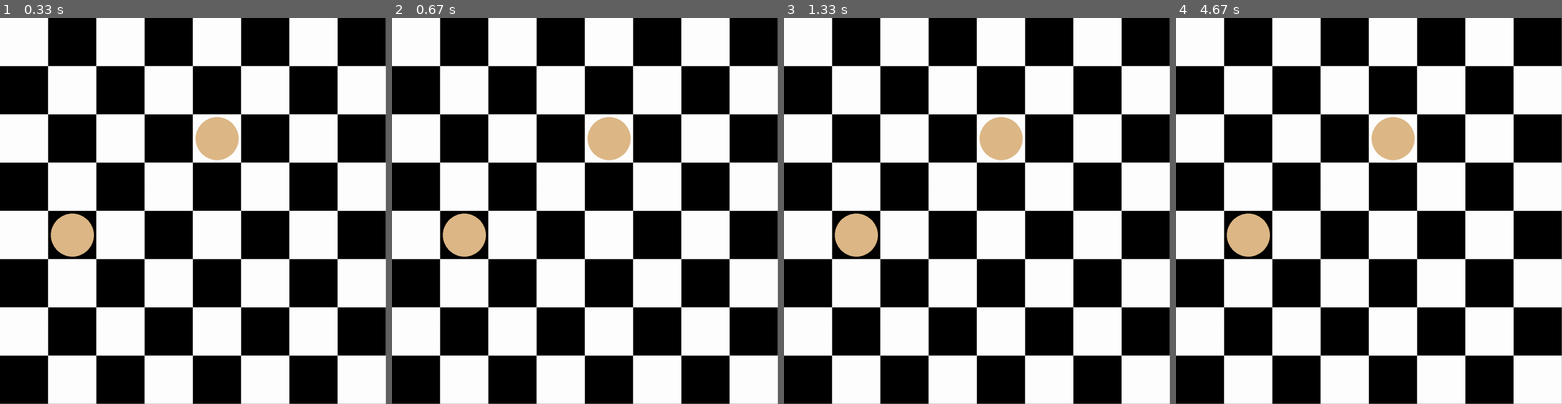
Above: before the commit, frames 1-4 (left to right).
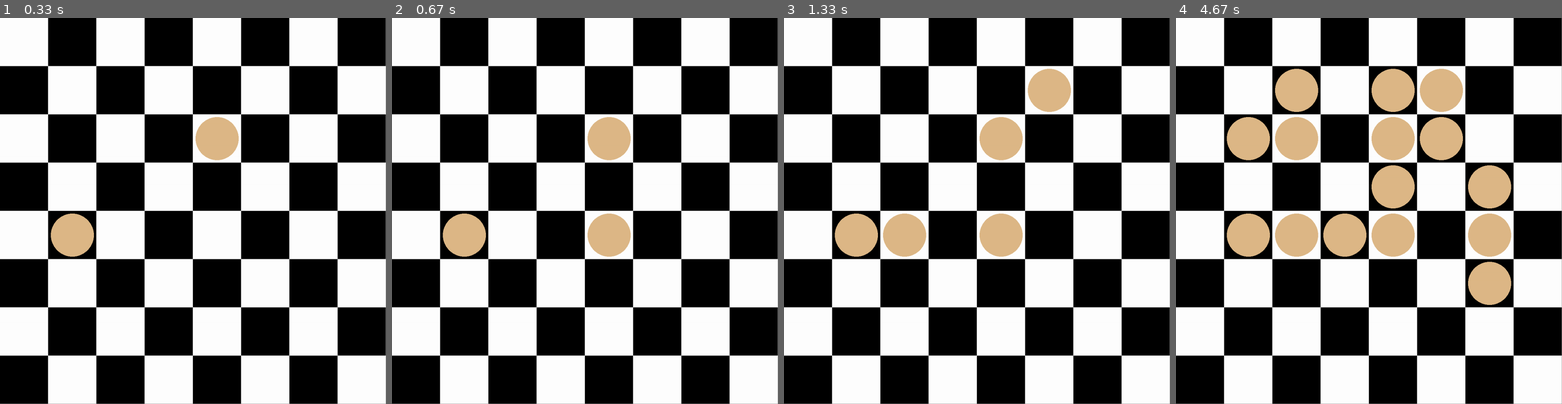
Above: after the commit, the same moments.

Repository: EverAnh/Board-Game-Server
Game: pygame game, started from Client/gridgame.py
Two runs of this game, one before a commit and one after it. Both use one fixed random seed, a clock stepped at 60 frames per second and the inputs below. The source is Python 2; it was converted automatically to run under Python 3.
Inputs (mouse positions are in pixels of both pictures, inside the frame that each line leads up to):
- Up to frame 1 (0.33 s): no input
- Up to frame 2 (0.67 s): click (585, 211) at 0.38 s
- Up to frame 3 (1.33 s): click (884, 214) at 0.72 s; click (1034, 75) at 1.05 s
- Up to frame 4 (4.67 s): click (1376, 79) at 1.38 s; click (1369, 257) at 1.72 s; click (1469, 272) at 2.05 s; click (1469, 176) at 2.38 s; click (1450, 141) at 2.72 s; click (1257, 137) at 3.05 s; click (1384, 195) at 3.38 s; click (1284, 141) at 3.72 s; click (1473, 253) at 4.05 s; click (1307, 83) at 4.38 s

Frame 1 is identical in both runs. In frame 2, 1.0% of the frame differs, in the area x 50-62%, y 50-62%; in frame 3, 3.0%; in frame 4, 13%, in the area x 13-87%, y 13-75%.

Commit message:
added click and add piece functionality

Diff:
--- a/Client/gridgame.py
+++ b/Client/gridgame.py
@@ -50,7 +50,10 @@
             elif event.type == pygame.MOUSEBUTTONDOWN:
                 mousePosition = pygame.mouse.get_pos()
                 print "mouse pressed down at ", mousePosition
-                pygame.draw.circle(self._screen, pygame.Color(222,184,135), mousePosition, 50, width=0)
+                column = mousePosition[0]/self.CELL_SIZE
+                row = mousePosition[1]/self.CELL_SIZE
+                self._gameboard[column][row] = (1,2)
+                pygame.draw.circle(self._screen, pygame.Color(222,184,135), mousePosition, 50, 0)
                 #game.placeNewPiece(mousePosition)
 
 
